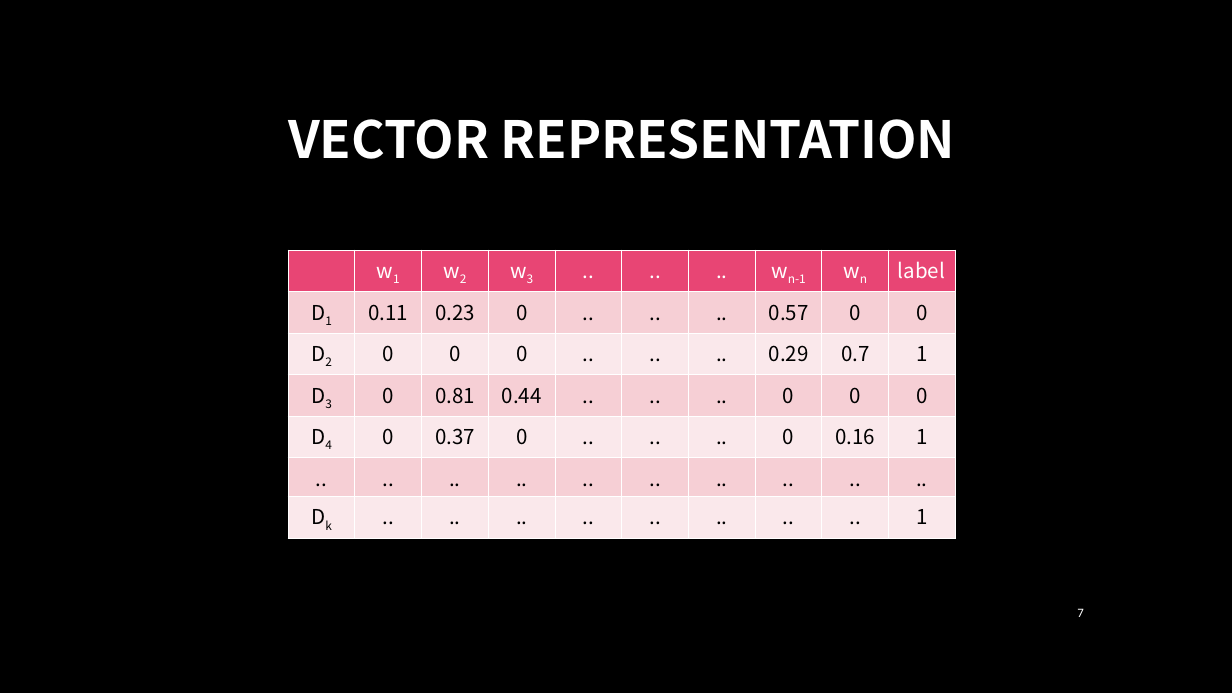
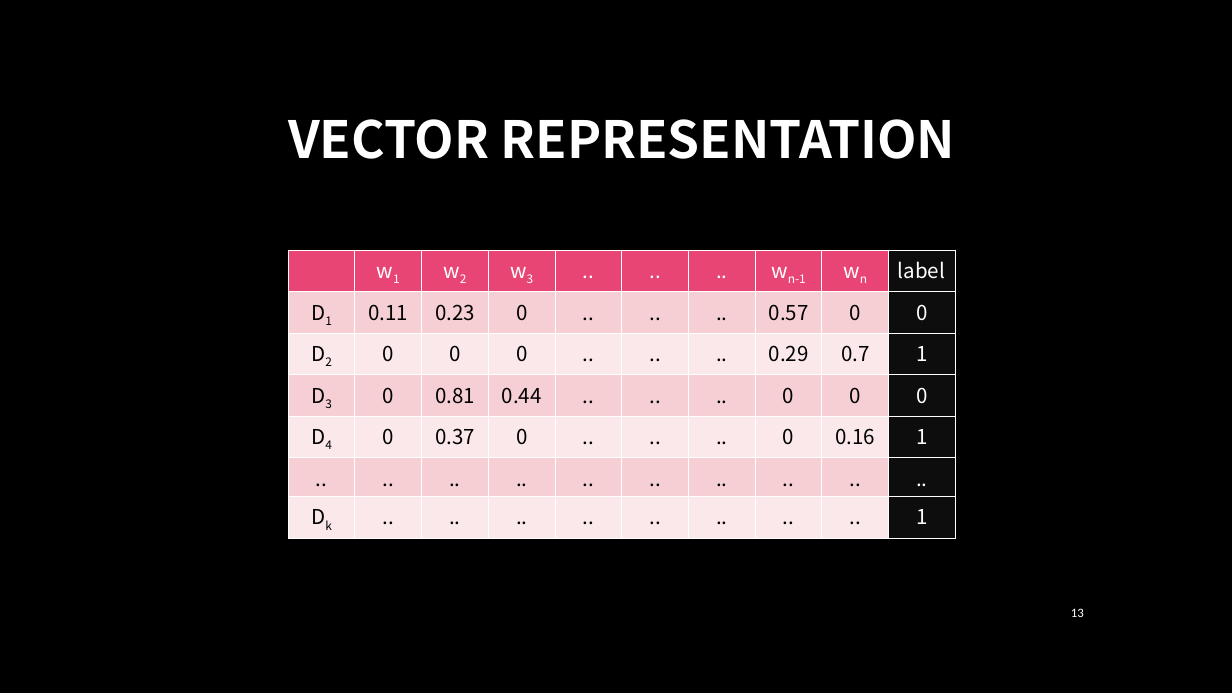
Before and after one commit to jiaweichang/biography, a slide deck: slide 13 of slides/Talks/Foundation of Natural Language Understanding.pptx (slide 7 before the commit). Drawn at 1232x693 pixels with LibreOffice and Linux fonts; fonts in the diff are those of the drawing; background and template pictures are left out. Boxes give left, top, right and bottom in pixels: in the first picture for what was removed or moved away, otherwise in the second. Text is boxed around its words. In the diff, an @@ line names an element or a change of style, - is before the commit and + after.

Commit message:
20181002v3

```diff
--- a/slides/Talks/Foundation of Natural Language Understanding.pptx
+++ b/slides/Talks/Foundation of Natural Language Understanding.pptx
@@ table at box(288, 250, 954, 534) @@
@@ fill #E84574 to #0D0D0D in row 1, column 10 @@
@@ fill #F6CFD6 to #0D0D0D in 3 cells @@
@@ fill #FBE9EB to #0D0D0D in 3 cells @@
@@ text colour #000000 to #FFFFFF in "0", "1", "0", "1" and 2 more places @@
@@ page number at box(1071, 608, 1084, 617): text changed @@
-7
+13
```
Also in this commit, not shown: 4 other slides changed, 13 slides added, 2 slides removed.
